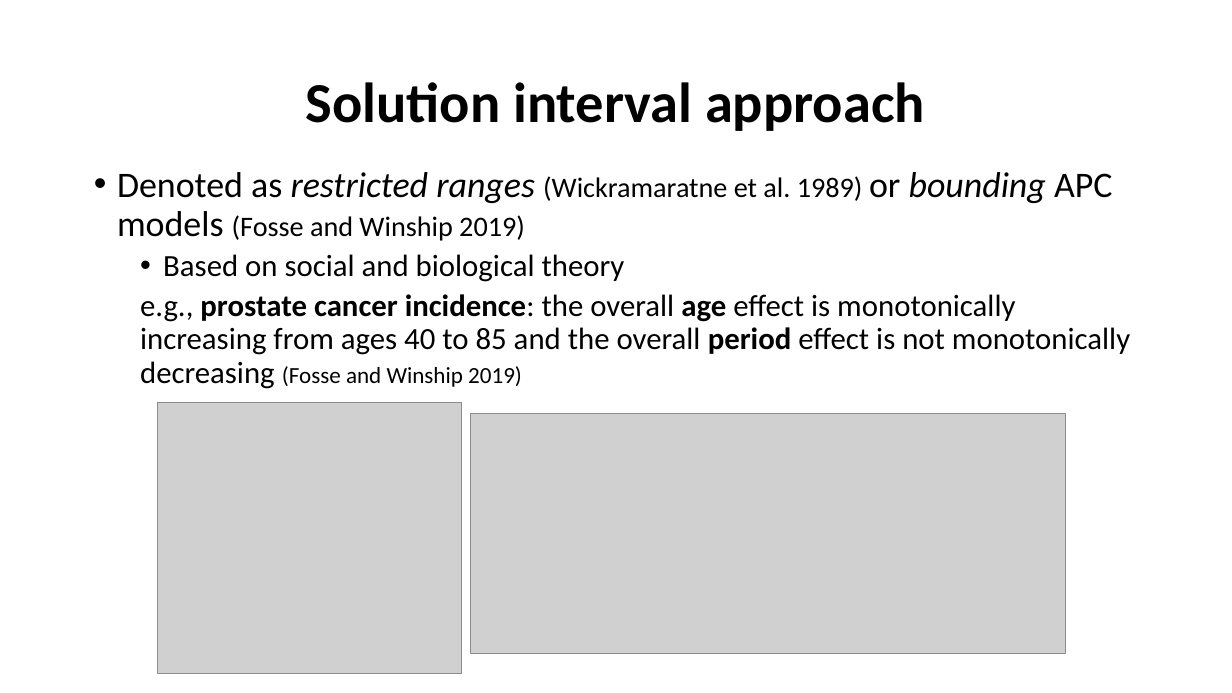
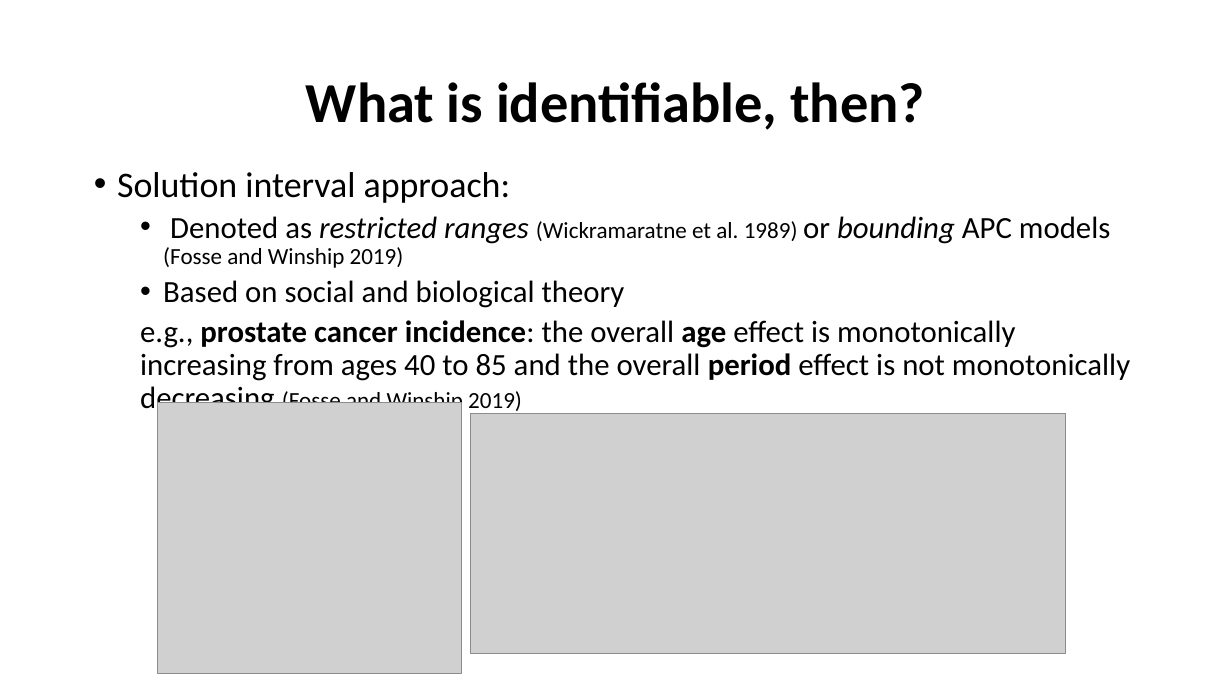
Before and after one commit to kikeacosta/edsd23_apc, a slide deck: slide 12 of slides/03_statistical_APC.pptx (slide 17 before the commit). Drawn at 1232x693 pixels with LibreOffice and Linux fonts; fonts in the diff are those of the drawing; grey boxes stand for pictures. Boxes give left, top, right and bottom in pixels: in the first picture for what was removed or moved away, otherwise in the second. Text is boxed around its words. In the diff, an @@ line names an element or a change of style, - is before the commit and + after.

```diff
--- a/slides/03_statistical_APC.pptx
+++ b/slides/03_statistical_APC.pptx
@@ title at box(306, 82, 925, 130): text changed @@
-Solution interval approach
+What is identifiable, then?
@@ text at box(117, 172, 511, 203): paragraph added @@
+• Solution interval approach:
@@ text at box(163, 216, 1110, 268): size 28 to 24 pt in "Denoted as restricted ranges or bounding APC ..."; size 22 to 18 pt in "(Wickramaratne et al. 1989) (Fosse and Winship ..."; list level 1 to 2 in "Denoted as restricted ranges (Wickramaratne ..." @@
```
Also in this commit, not shown: 1 other slide changed, 1 other file.
